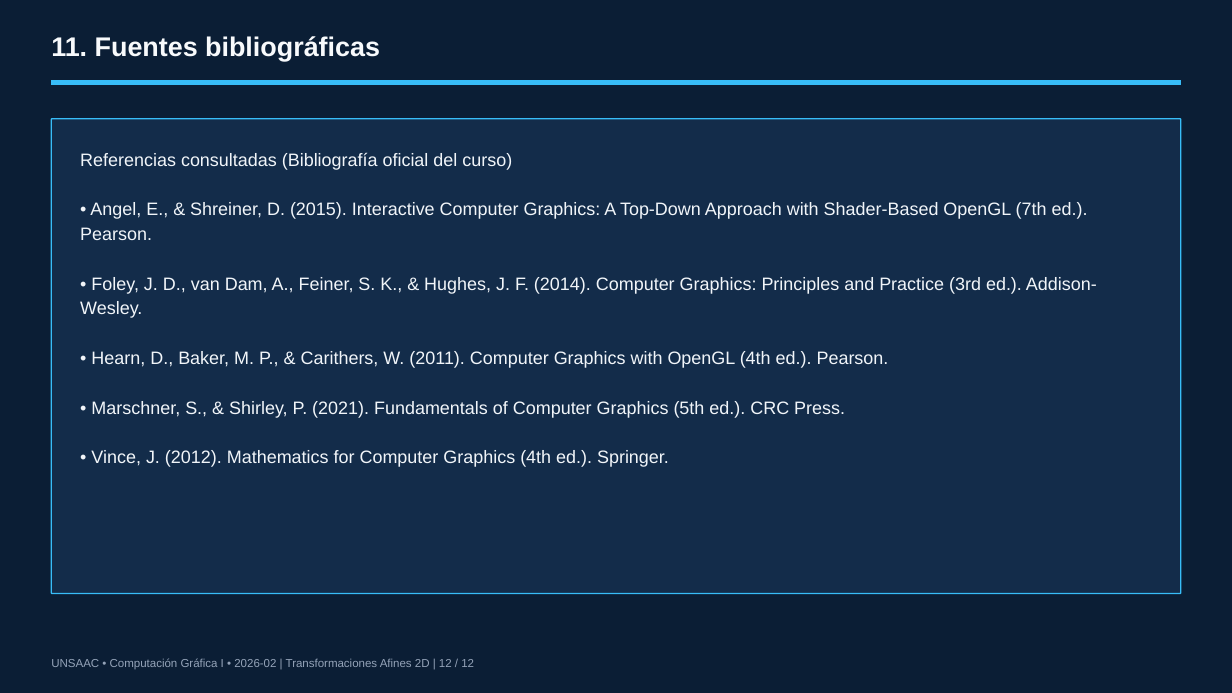
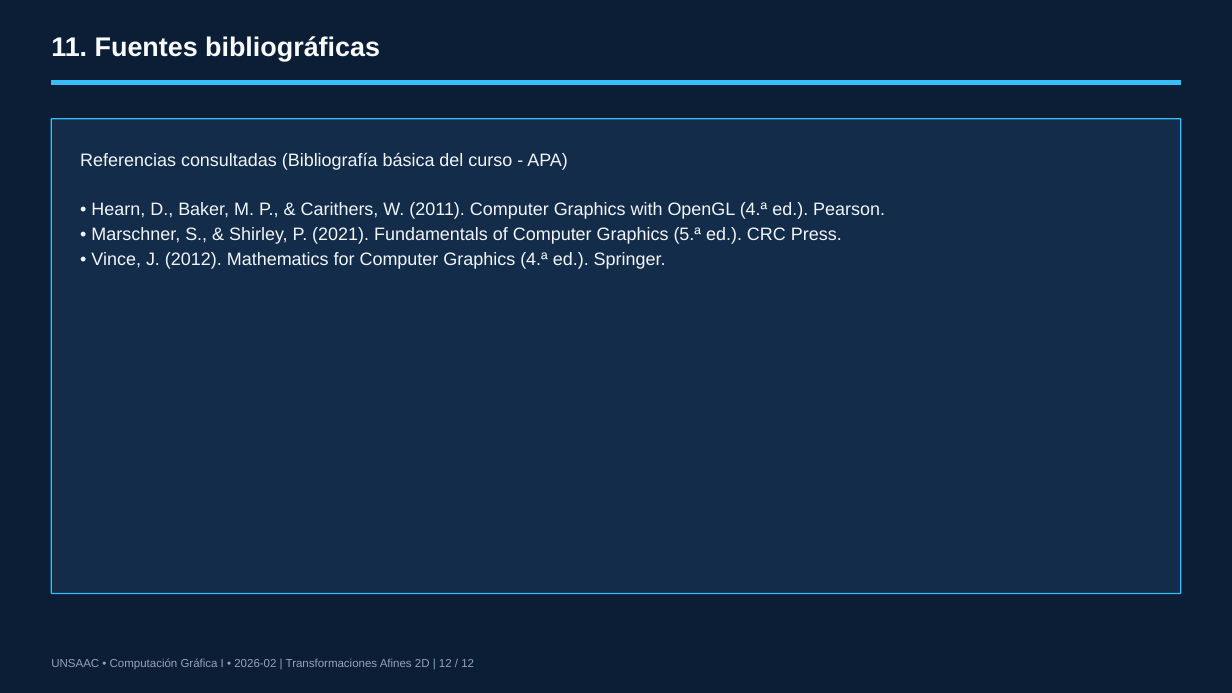
Before and after one commit to LucianFBC/cg1-tema2-transformaciones-afines-2d, a slide deck: slide 12 of presentacion/Presentacion_Tema2.pptx. Drawn at 1232x693 pixels with LibreOffice and Linux fonts; fonts in the diff are those of the drawing. Boxes give left, top, right and bottom in pixels: in the first picture for what was removed or moved away, otherwise in the second. Text is boxed around its words. In the diff, an @@ line names an element or a change of style, - is before the commit and + after.

```diff
--- a/presentacion/Presentacion_Tema2.pptx
+++ b/presentacion/Presentacion_Tema2.pptx
@@ text at [80, 152, 885, 269]: text changed @@
-Referencias consultadas (Bibliografía oficial del curso)
-• Angel, E., & Shreiner, D. (2015). Interactive Computer Graphics: A Top-Down Approach with Shader-Based OpenGL (7th ed.). Pearson.
-• Foley, J. D., van Dam, A., Feiner, S. K., & Hughes, J. F. (2014). Computer Graphics: Principles and Practice (3rd ed.). Addison-Wesley.
-• Hearn, D., Baker, M. P., & Carithers, W. (2011). Computer Graphics with OpenGL (4th ed.). Pearson.
-• Marschner, S., & Shirley, P. (2021). Fundamentals of Computer Graphics (5th ed.). CRC Press.
-• Vince, J. (2012). Mathematics for Computer Graphics (4th ed.). Springer.
+Referencias consultadas (Bibliografía básica del curso - APA)
+• Hearn, D., Baker, M. P., & Carithers, W. (2011). Computer Graphics with OpenGL (4.ª ed.). Pearson.
+• Marschner, S., & Shirley, P. (2021). Fundamentals of Computer Graphics (5.ª ed.). CRC Press.
+• Vince, J. (2012). Mathematics for Computer Graphics (4.ª ed.). Springer.
```
Also in this commit, not shown: 6 other slides changed, 9 other files.
